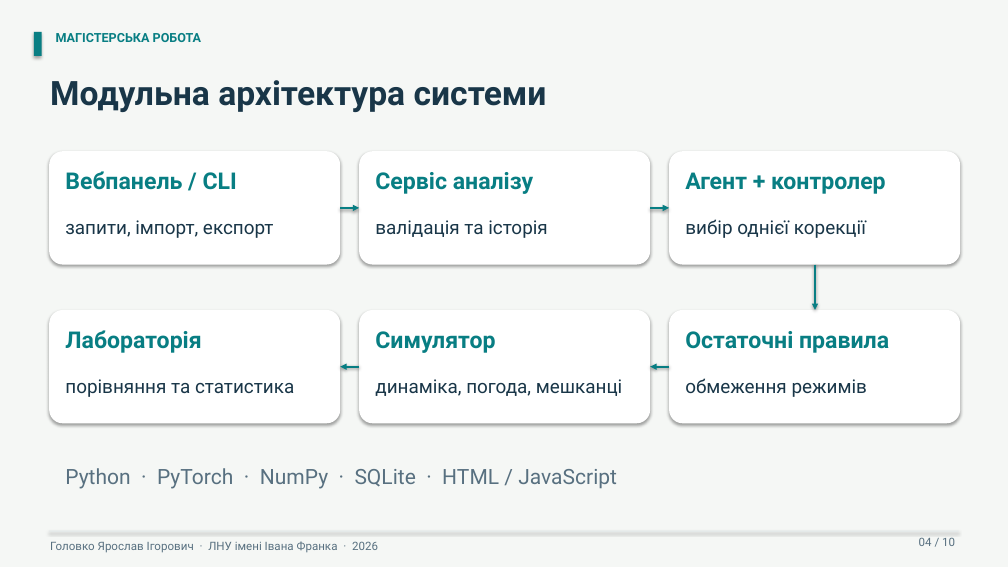
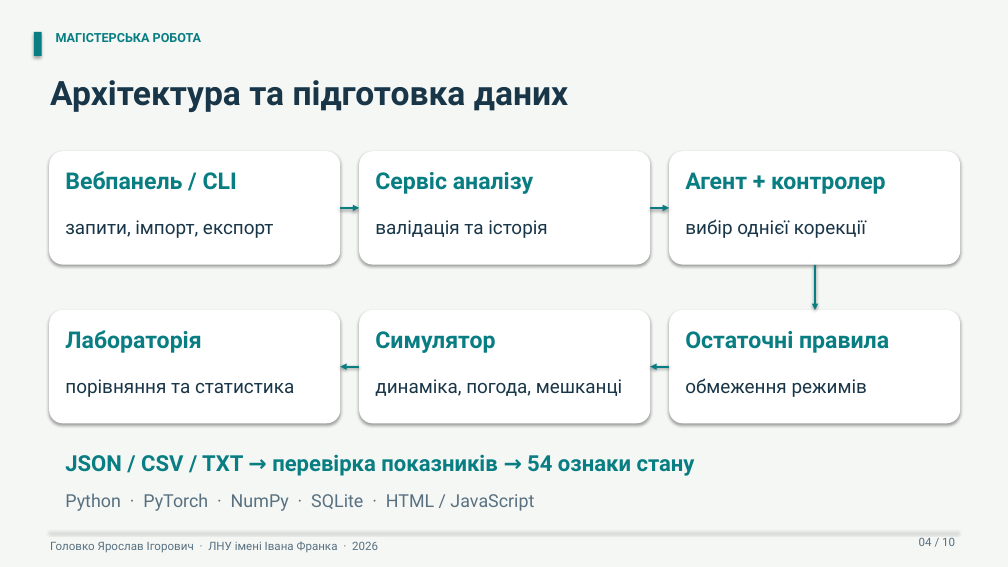
Before and after one commit to Lowckick/ai_house_model, a slide deck: slide 4 of docs/presentation/presentation.pptx. Drawn at 1008x567 pixels with LibreOffice and Linux fonts; fonts in the diff are those of the drawing. Boxes give left, top, right and bottom in pixels: in the first picture for what was removed or moved away, otherwise in the second. Text is boxed around its words. In the diff, an @@ line names an element or a change of style, - is before the commit and + after.

```diff
--- a/docs/presentation/presentation.pptx
+++ b/docs/presentation/presentation.pptx
@@ text at (x1=50, y1=80, x2=568, y2=112): text changed @@
-Модульна архітектура системи
+Архітектура та підготовка даних
@@ text added at (x1=65, y1=454, x2=695, y2=476), 21 pt, text #087E83, bold @@
+JSON / CSV / TXT → перевірка показників → 54 ознаки стану
@@ text "Python · PyTorch · NumPy ..." moved from (x1=65, y1=468, x2=617, y2=489) to (x1=65, y1=493, x2=534, y2=511) @@
@@ text "Python · PyTorch · NumPy ..." at (x1=65, y1=493, x2=534, y2=511): size 20 to 17 pt @@
```
Also in this commit, not shown: 5 slides added, 5 slides removed, 9 other files.
